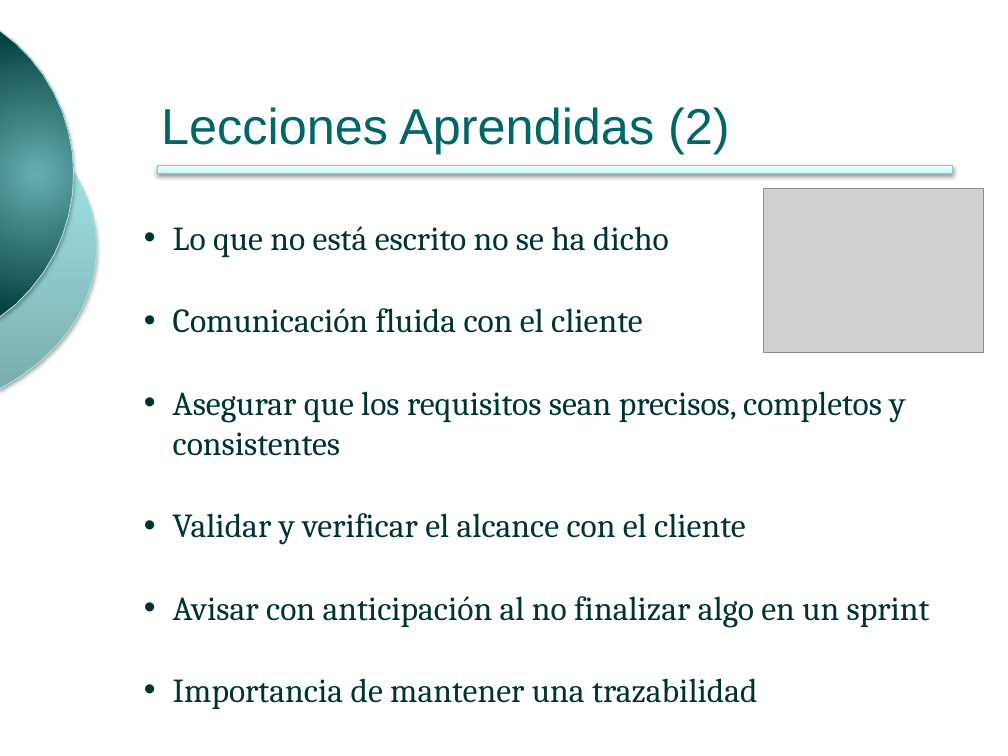
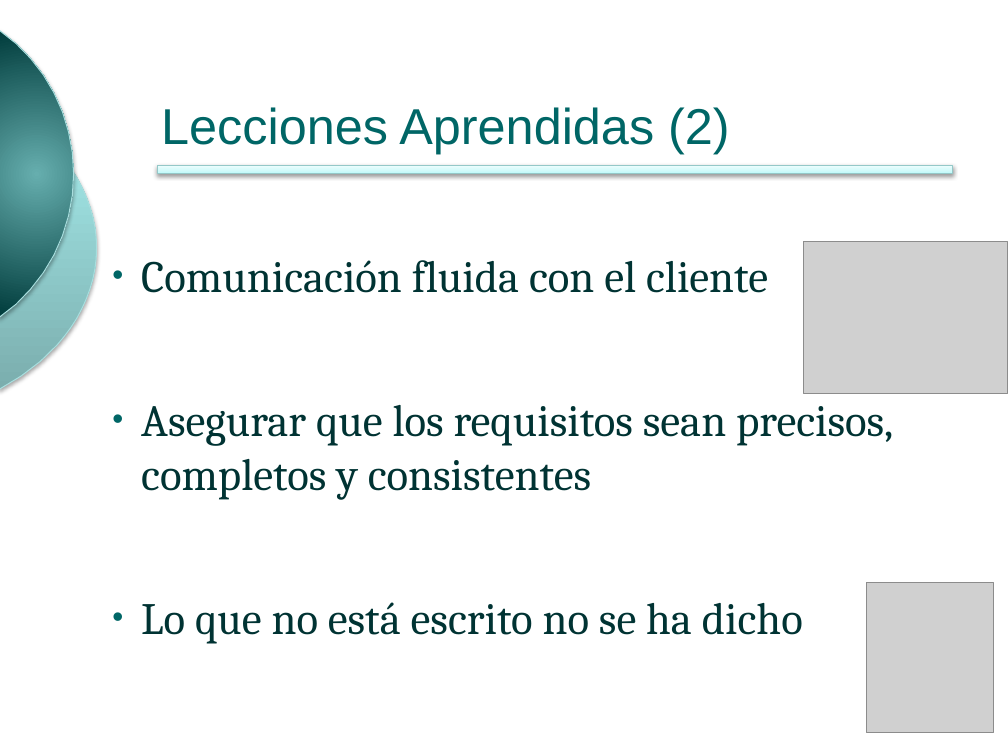
Before and after one commit to ingevy/taller-desarrollo-proyectos-ii-2do-2010, a slide deck: slide 13 of presentations/presentacionFinal.pptx. Drawn at 1008x756 pixels with LibreOffice and Linux fonts; fonts in the diff are those of the drawing; grey boxes stand for pictures; background and template pictures are left out. Boxes give left, top, right and bottom in pixels: in the first picture for what was removed or moved away, otherwise in the second. Text is boxed around its words. In the diff, an @@ line names an element or a change of style, - is before the commit and + after.

Commit message:
#Lecciones aprendidas en presentacionFinal.pptx

```diff
--- a/presentations/presentacionFinal.pptx
+++ b/presentations/presentacionFinal.pptx
@@ text at [173,226,669,257]: paragraph removed @@
-• Lo que no está escrito no se ha dicho
@@ text "Comunicación fluida con el cliente": place and size @@
-text "Comunicación fluida con el cliente" at [173,226,930,709]
+text "Comunicación fluida con el cliente" at [141,260,893,644]
@@ text at [141,260,893,500]: size 24 to 32 pt in "Comunicación fluida con el cliente", "Asegurar que los requisitos sean precisos, completos ..."; more space between paragraphs @@
@@ picture: place and size @@
-picture at [764,188,984,352]
+picture at [803,242,1008,394]
@@ picture added at [866,583,994,732] @@
@@ text at [141,602,803,644]: text changed; size 24 to 32 pt @@
-• Validar y verificar el alcance con el cliente
-• Avisar con anticipación al no finalizar algo en un sprint
-• Importancia de mantener una trazabilidad
+• Lo que no está escrito no se ha dicho
```
Also in this commit, not shown: 2 other slides changed, 2 slides added.
